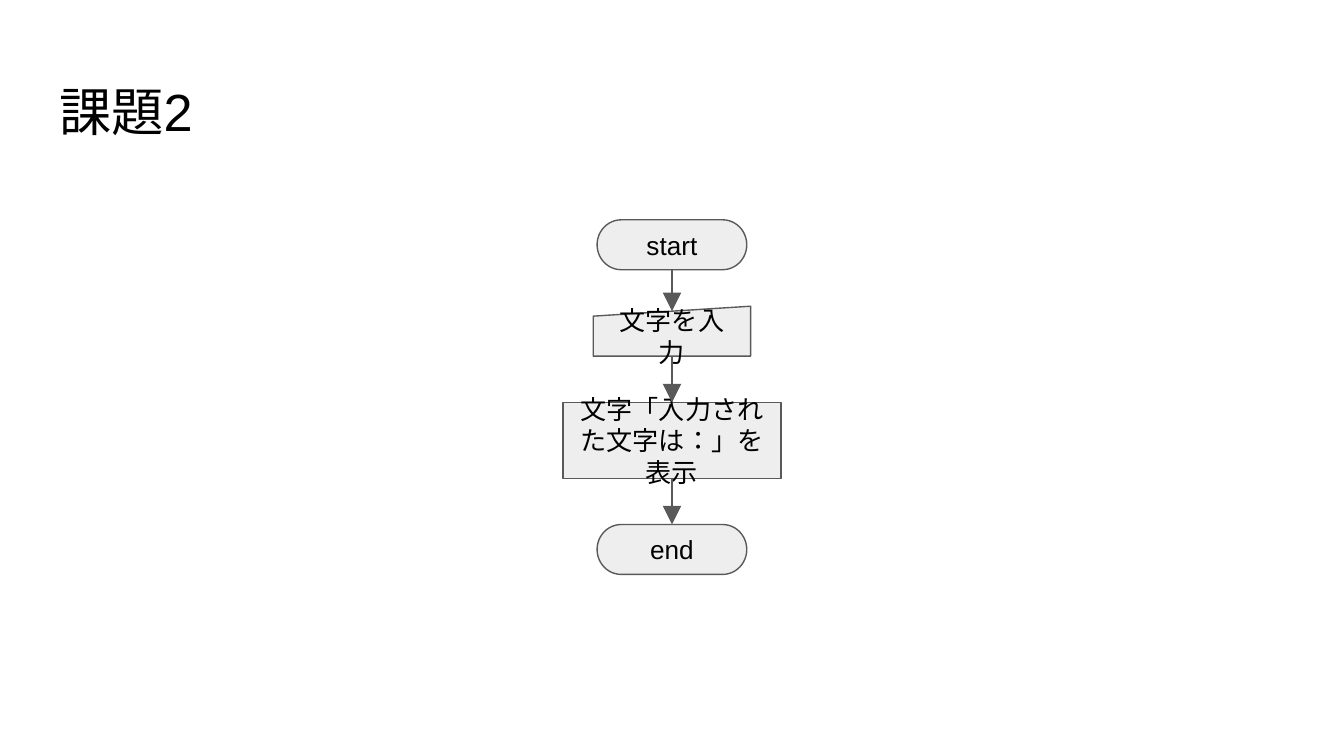
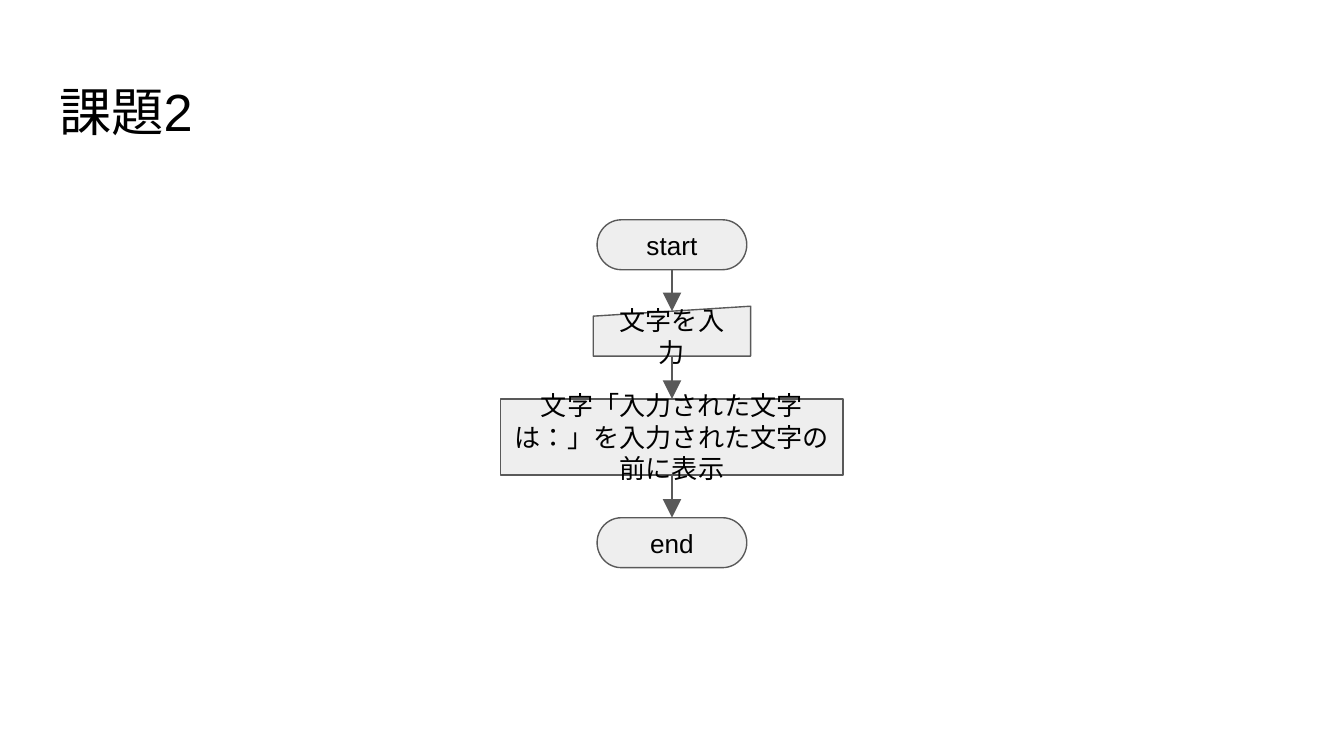
Before and after one commit to ryosuke89/Challenge, a slide deck: slide 2 of challenge_0/flowchart.pptx. Drawn at 1344x756 pixels with LibreOffice and Linux fonts; fonts in the diff are those of the drawing. Boxes give left, top, right and bottom in pixels: in the first picture for what was removed or moved away, otherwise in the second. Text is boxed around its words. In the diff, an @@ line names an element or a change of style, - is before the commit and + after.

```diff
--- a/challenge_0/flowchart.pptx
+++ b/challenge_0/flowchart.pptx
@@ rectangle "文字「入力された文字は：」を入力された文字の前に表示" resized from (x1=563, y1=402, x2=781, y2=478) to (x1=501, y1=399, x2=844, y2=476) @@
@@ text in rectangle at (x1=515, y1=389, x2=829, y2=485): text changed @@
-文字「入力された文字は：」を表示
+文字「入力された文字は：」を入力された文字の前に表示
@@ arrow moved from (672, 478) - (672, 524) to (672, 474) - (672, 517) @@
@@ pill shape "end" moved from (x1=597, y1=524, x2=746, y2=574) to (x1=597, y1=517, x2=746, y2=567) @@
```
Also in this commit, not shown: 6 other slides changed.
